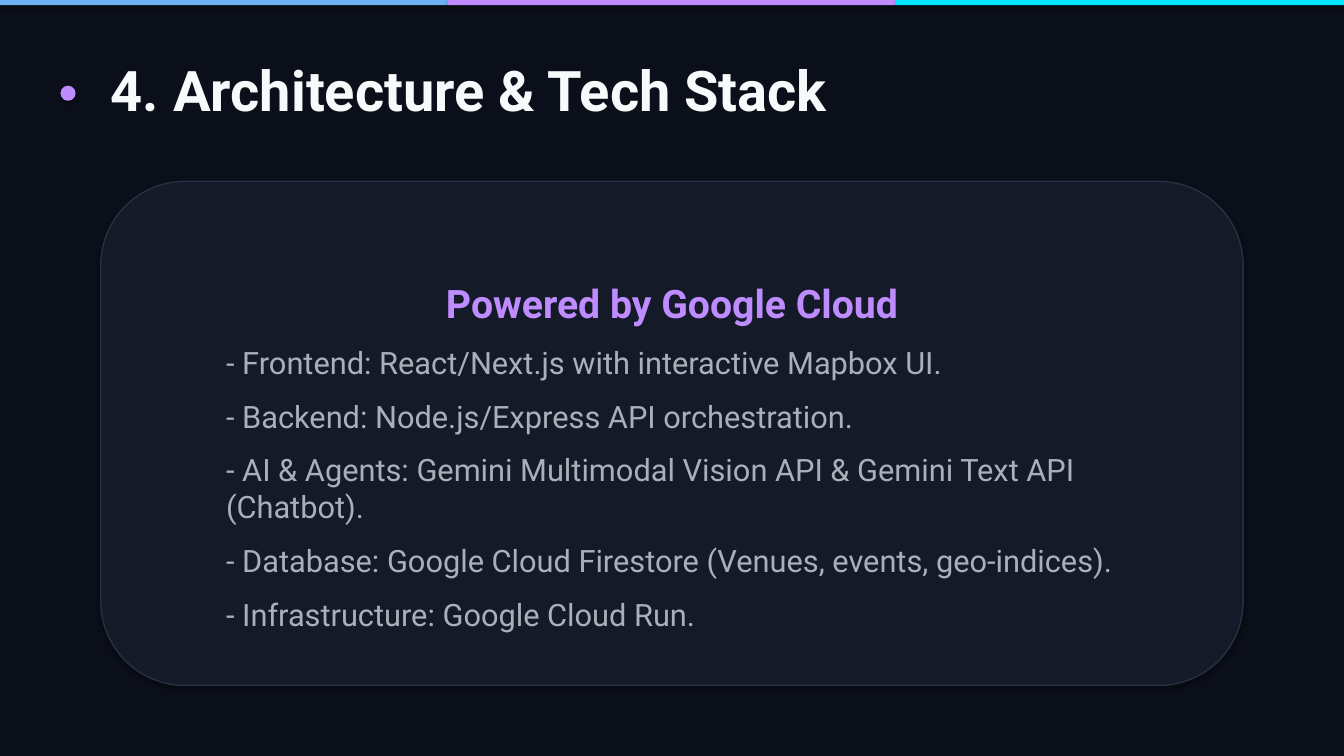
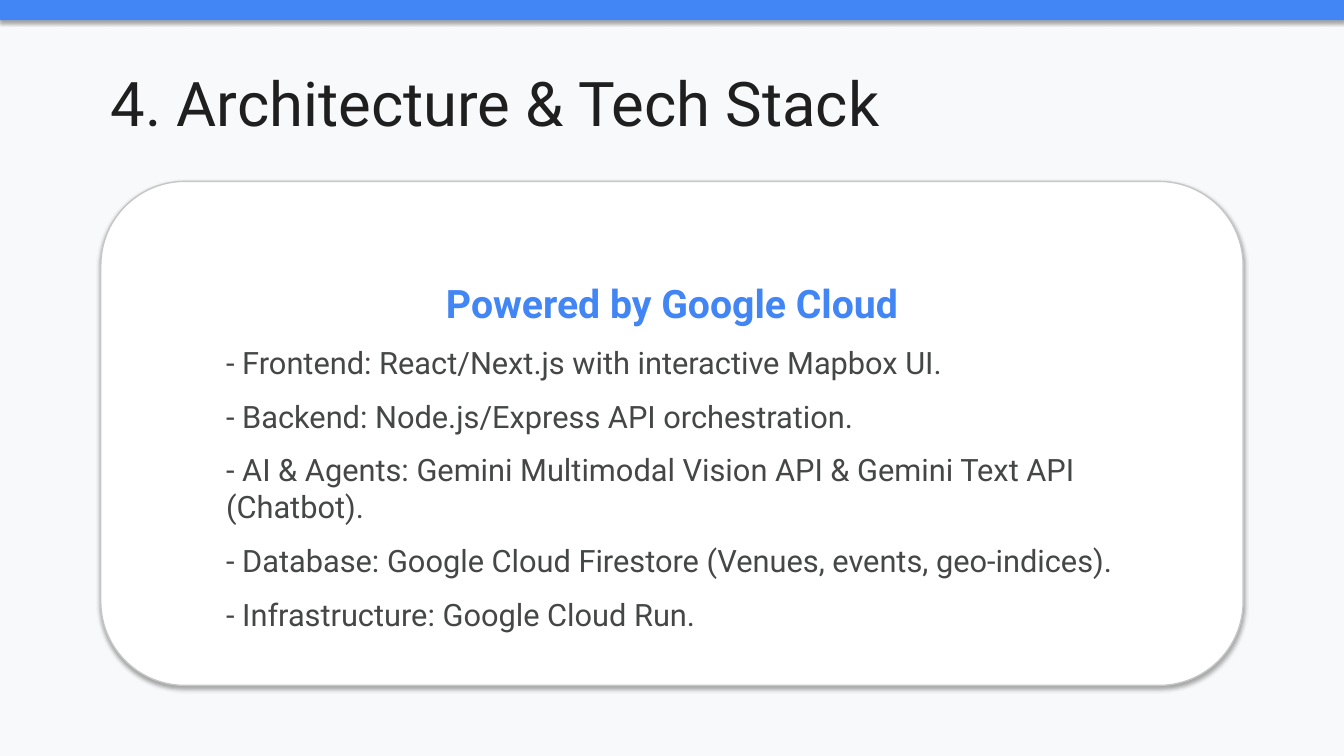
Before and after one commit to sad-squid/gemini-demo, a slide deck: slide 5 of docs/Local_Lens_Pitch_Deck.pptx. Drawn at 1344x756 pixels with LibreOffice and Linux fonts; fonts in the diff are those of the drawing. Boxes give left, top, right and bottom in pixels: in the first picture for what was removed or moved away, otherwise in the second. Text is boxed around its words. In the diff, an @@ line names an element or a change of style, - is before the commit and + after.

```diff
--- a/docs/Local_Lens_Pitch_Deck.pptx
+++ b/docs/Local_Lens_Pitch_Deck.pptx
@@ background #0B0F19 to #F8F9FA @@
@@ rectangle: place and size @@
-rectangle at bbox=[0, 0, 448, 5]
+rectangle at bbox=[0, 0, 1344, 20]
@@ rectangle at bbox=[0, 0, 1344, 20]: fill #6AB0F3 to #4285F4 @@
@@ rectangle removed at bbox=[448, 0, 895, 5] @@
@@ rectangle removed at bbox=[896, 0, 1344, 5] @@
@@ ellipse removed at bbox=[60, 86, 76, 101] @@
@@ text "4. Architecture & Tech Stack": place and size @@
-text "4. Architecture & Tech Stack" at bbox=[111, 69, 826, 112]
+text "4. Architecture & Tech Stack" at bbox=[111, 79, 879, 127]
@@ text "4. Architecture & Tech Stack" at bbox=[111, 79, 879, 127]: size 40 to 44 pt, text colour #F8F9FA to #1F1F1F, bold off @@
@@ rounded rectangle "Powered by Google Cloud" at bbox=[101, 181, 1243, 686]: text colour #BE8CFF to #4285F4 in "Powered by Google Cloud"; text colour #A8B0B9 to #444746; fill #141A28 to #FFFFFF; outline #283041 1 pt to #C4C7C5 1 pt @@
```
Also in this commit, not shown: 8 other slides changed, 8 other files.
